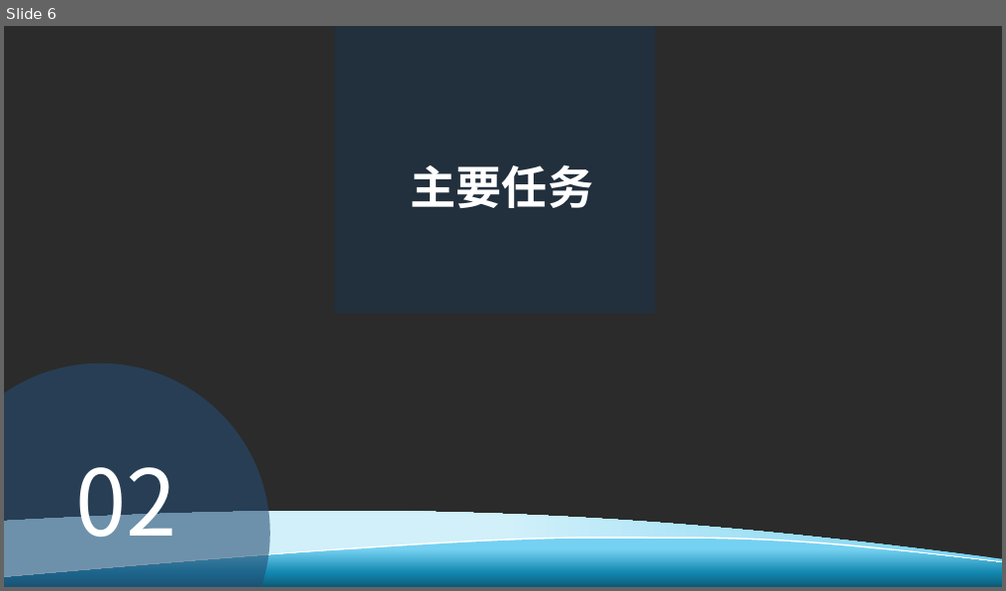
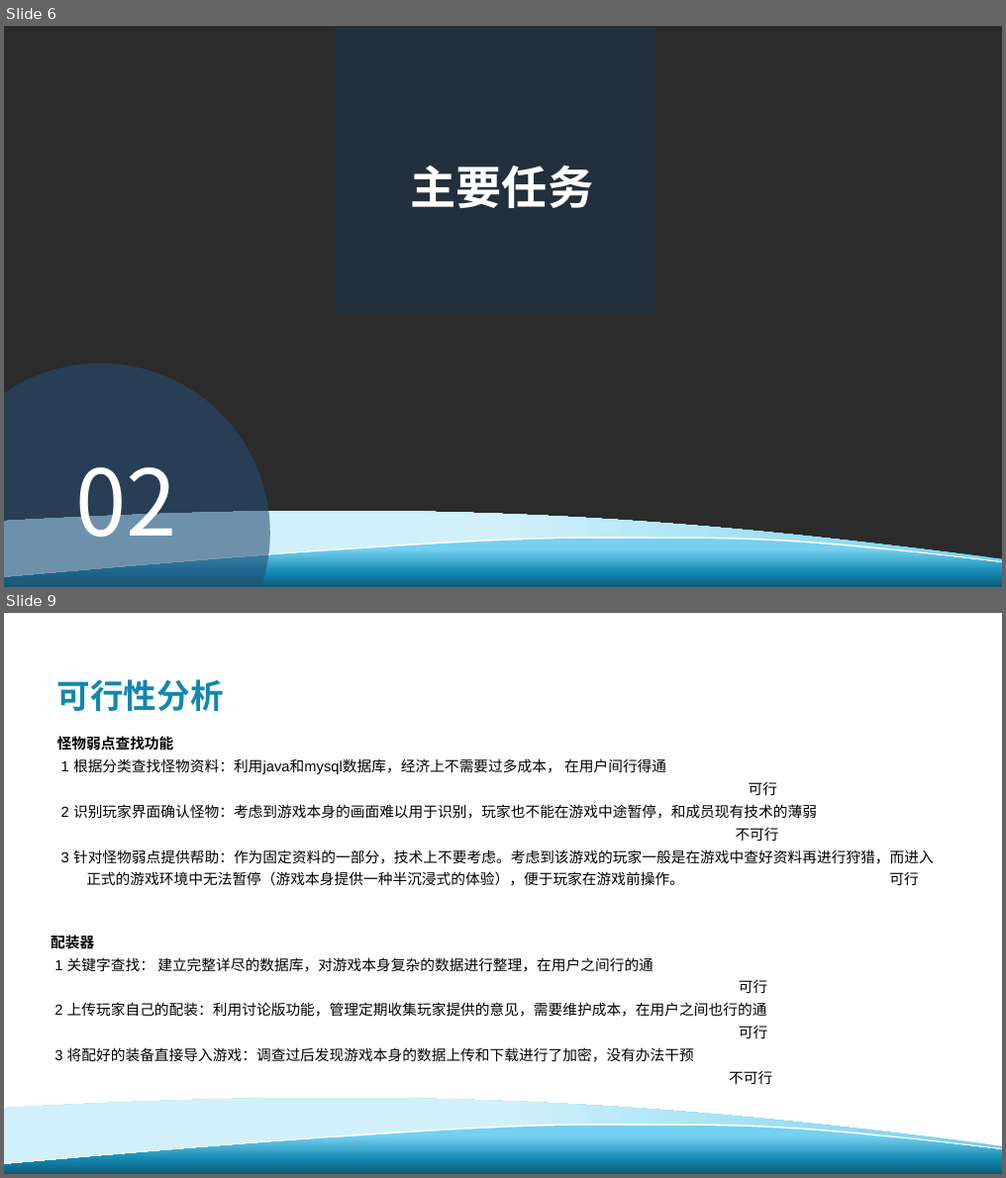
Before and after one commit to davejunction/MHWhelper, a slide deck: SE2019春-G24-项目计划书.pptx. Shown one above the other, each under a label of ours: slide 6 before the commit, slides 6 and 9 after it; the slides between them are not shown. The pictures are 1006x591 and 1006x1178 pixels, drawn with LibreOffice and Linux fonts; fonts in the diff are those of the drawing; background and template pictures are left out; a plain dark background stands for a picture behind light text. Boxes give left, top, right and bottom in pixels: in the first picture for what was removed or moved away, otherwise in the second. Text is boxed around its words. In the diff, an @@ line names an element or a change of style, - is before the commit and + after.

```diff
--- a/SE2019春-G24-项目计划书.pptx
+++ b/SE2019春-G24-项目计划书.pptx
@@ slide 9 added at bbox=[4, 613, 1002, 1174], background #FFFFFF; not listed: 3 template elements that a slide beside it also shows @@
@@ title added at bbox=[57, 679, 224, 711], 32 pt, text #1287AF, bold @@
+可行性分析
@@ text added at bbox=[57, 736, 934, 886], 14 pt, text #000000 @@
+怪物弱点查找功能
+1 根据分类查找怪物资料：利用java和mysql数据库，经济上不需要过多成本， 在用户间行得通
+可行
+2 识别玩家界面确认怪物：考虑到游戏本身的画面难以用于识别，玩家也不能在游戏中途暂停，和成员现有技术的薄弱
+不可行
+3 针对怪物弱点提供帮助：作为固定资料的一部分，技术上不要考虑。考虑到该游戏的玩家一般是在游戏中查好资料再进行狩猎，而进入 正式的游戏环境中无法暂停（游戏本身提供一种半沉浸式的体验），便于玩家在游戏前操作。 可行
@@ text added at bbox=[51, 933, 772, 1084], 14 pt, text #000000 @@
+配装器
+1 关键字查找： 建立完整详尽的数据库，对游戏本身复杂的数据进行整理，在用户之间行的通
+可行
+2 上传玩家自己的配装：利用讨论版功能，管理定期收集玩家提供的意见，需要维护成本，在用户之间也行的通
+可行
+3 将配好的装备直接导入游戏：调查过后发现游戏本身的数据上传和下载进行了加密，没有办法干预
+不可行
```
Also in this commit, not shown: 4 slides changed, 6 other slides added, 1 slide removed, 2 other files.
